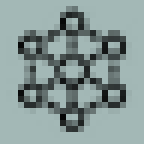
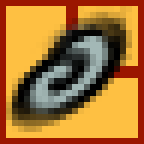
Layer changes from the first (144, 144) image to the second:
showed group "FilledCurveIcon" (4 layers) over left=0, top=0, right=144, bottom=144
